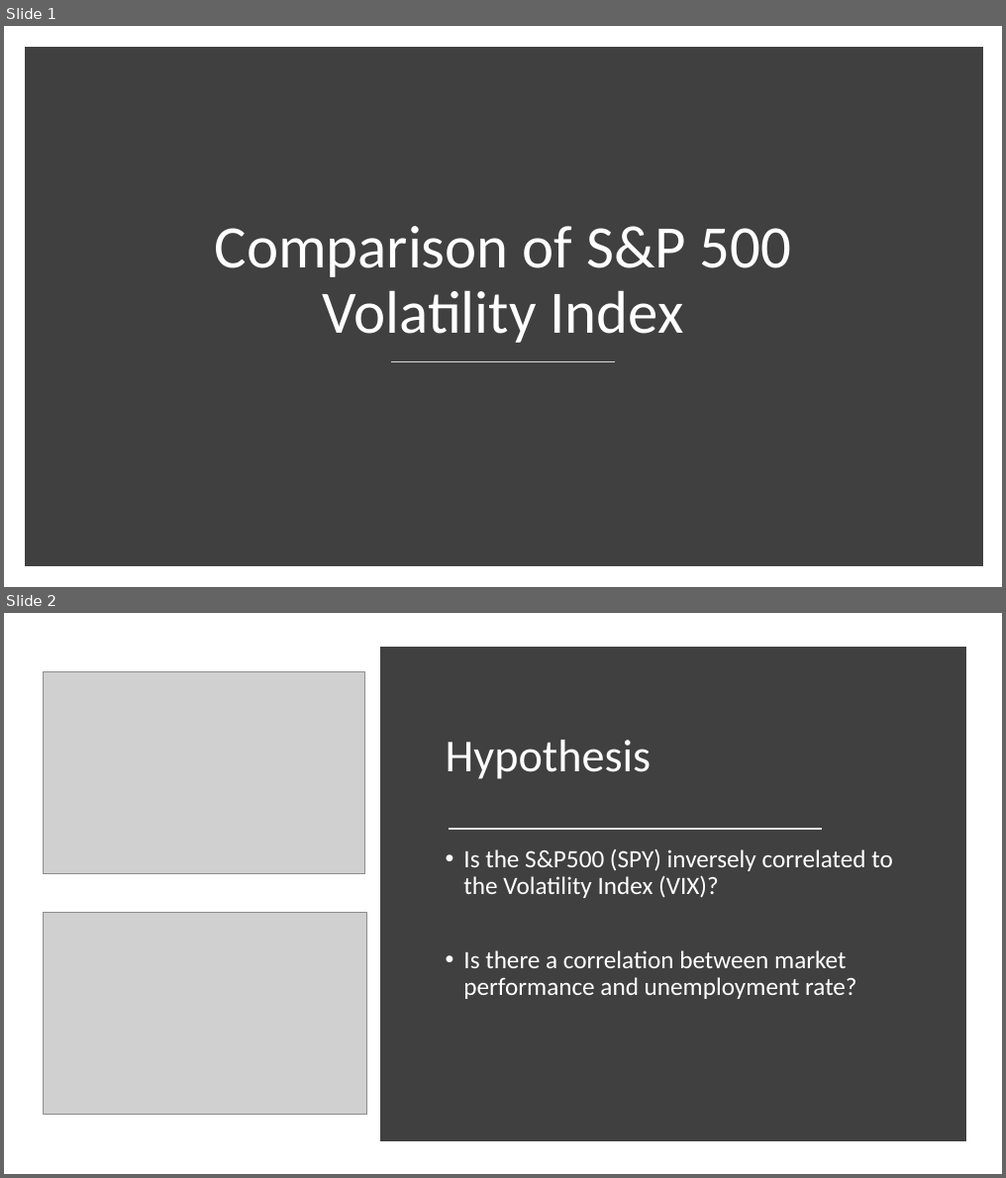
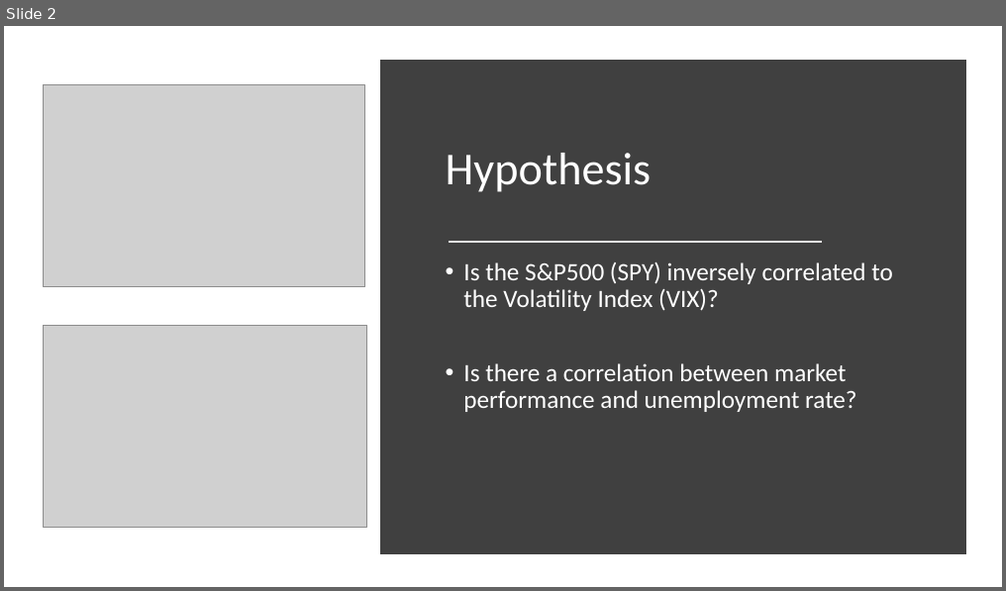
Before and after one commit to Matlickp/SP500-vs-Unemployment-Rate, a slide deck: ETL_Presentation.pptx. Shown one above the other, each under a label of ours: slides 1 and 2 before the commit, slide 2 after it. The pictures are 1006x1178 and 1006x591 pixels, drawn with LibreOffice and Linux fonts; fonts in the diff are those of the drawing; grey boxes stand for pictures. Boxes give left, top, right and bottom in pixels: in the first picture for what was removed or moved away, otherwise in the second. Text is boxed around its words. In the diff, an @@ line names an element or a change of style, - is before the commit and + after.

Commit message:
title change

```diff
--- a/ETL_Presentation.pptx
+++ b/ETL_Presentation.pptx
@@ slide 1 removed at [4, 26, 1002, 587], background #FFFFFF @@
@@ rectangle removed at [30, 52, 978, 562] @@
@@ title removed at [215, 226, 791, 343] @@
-Comparison of S&P 500 Volatility Index
@@ line removed from (391, 363) to (616, 363) @@
```
Also in this commit, not shown: 1 slide added.
